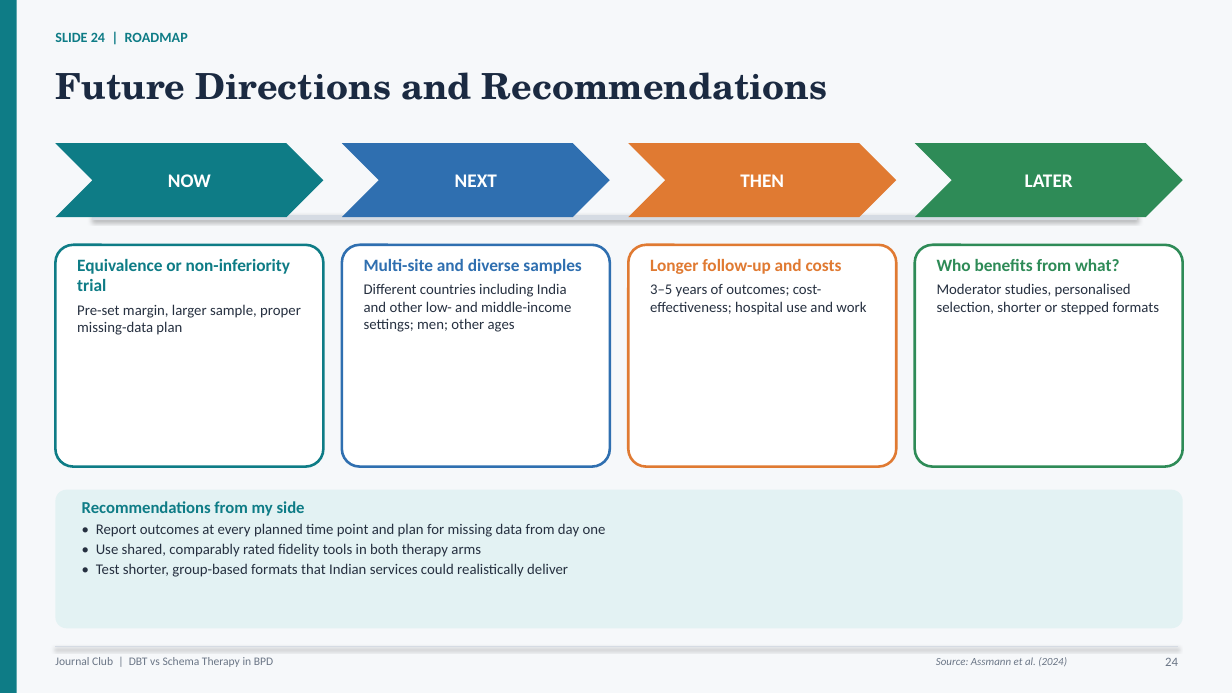
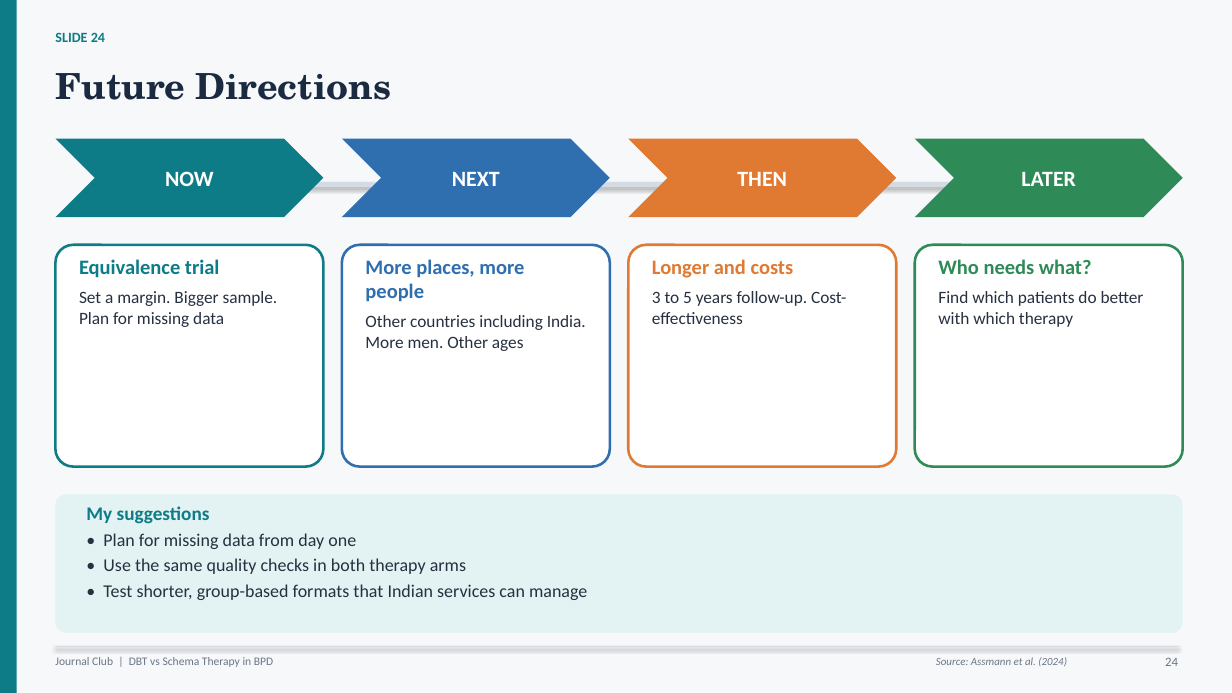
Before and after one commit to tejasdangodra786-byte/Dango-kiro, a slide deck: slide 24 of DBT_vs_Schema_Therapy_BPD_JournalClub.pptx. Drawn at 1232x693 pixels with LibreOffice and Linux fonts; fonts in the diff are those of the drawing. Boxes give left, top, right and bottom in pixels: in the first picture for what was removed or moved away, otherwise in the second. Text is boxed around its words. In the diff, an @@ line names an element or a change of style, - is before the commit and + after.

```diff
--- a/DBT_vs_Schema_Therapy_BPD_JournalClub.pptx
+++ b/DBT_vs_Schema_Therapy_BPD_JournalClub.pptx
@@ text at (x1=55, y1=32, x2=105, y2=42): text changed @@
-SLIDE 24 | ROADMAP
+SLIDE 24
@@ text at (x1=55, y1=73, x2=391, y2=100): text changed @@
-Future Directions and Recommendations
+Future Directions
@@ chevron "NOW" resized from (x1=55, y1=143, x2=323, y2=217) to (x1=55, y1=139, x2=323, y2=217) @@
@@ chevron "NEXT" resized from (x1=342, y1=143, x2=610, y2=217) to (x1=342, y1=139, x2=610, y2=217) @@
@@ chevron "THEN" resized from (x1=628, y1=143, x2=897, y2=217) to (x1=628, y1=139, x2=897, y2=217) @@
@@ size 15 to 17 pt in 4 elements at (x1=55, y1=139, x2=323, y2=217), (x1=342, y1=139, x2=610, y2=217), (x1=628, y1=139, x2=897, y2=217), (x1=915, y1=139, x2=1183, y2=217) @@
@@ chevron "LATER" resized from (x1=915, y1=143, x2=1183, y2=217) to (x1=915, y1=139, x2=1183, y2=217) @@
@@ line moved from (92, 217) - (1137, 217) to (92, 185) - (1137, 185) @@
@@ text in rounded rectangle at (x1=79, y1=259, x2=278, y2=327): text changed; size 11.5 to 13.5 pt @@
-Equivalence or non-inferiority trial
-Pre-set margin, larger sample, proper missing-data plan
+Equivalence trial
+Set a margin. Bigger sample. Plan for missing data
@@ text in rounded rectangle at (x1=365, y1=259, x2=586, y2=351): text changed; size 11.5 to 13.5 pt @@
-Multi-site and diverse samples
-Different countries including India and other low- and middle-income settings; men; other ages
+More places, more people
+Other countries including India. More men. Other ages
@@ text in rounded rectangle at (x1=652, y1=259, x2=846, y2=324): text changed; size 11.5 to 13.5 pt @@
-Longer follow-up and costs
-3–5 years of outcomes; cost-effectiveness; hospital use and work
+Longer and costs
+3 to 5 years follow-up. Cost-effectiveness
@@ text in rounded rectangle at (x1=938, y1=259, x2=1144, y2=327): text changed; size 11.5 to 13.5 pt @@
-Who benefits from what?
-Moderator studies, personalised selection, shorter or stepped formats
+Who needs what?
+Find which patients do better with which therapy
@@ rounded rectangle "My suggestions" moved from (x1=55, y1=490, x2=1183, y2=628) to (x1=55, y1=494, x2=1183, y2=633) @@
@@ text in rounded rectangle at (x1=86, y1=506, x2=587, y2=600): text changed; size 11.5 to 14 pt @@
-Recommendations from my side
-• Report outcomes at every planned time point and plan for missing data from day one
-• Use shared, comparably rated fidelity tools in both therapy arms
-• Test shorter, group-based formats that Indian services could realistically deliver
+My suggestions
+• Plan for missing data from day one
+• Use the same quality checks in both therapy arms
+• Test shorter, group-based formats that Indian services can manage
```
Also in this commit, not shown: 35 other slides changed.
